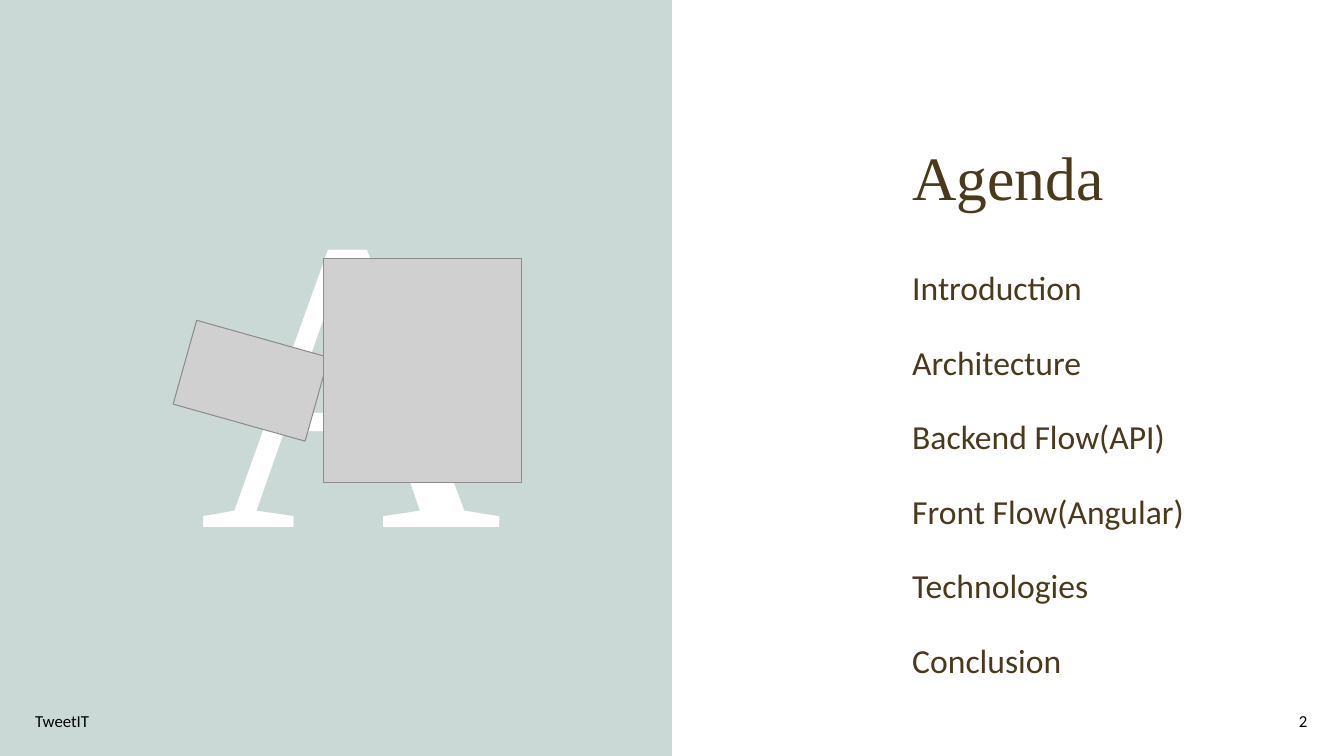
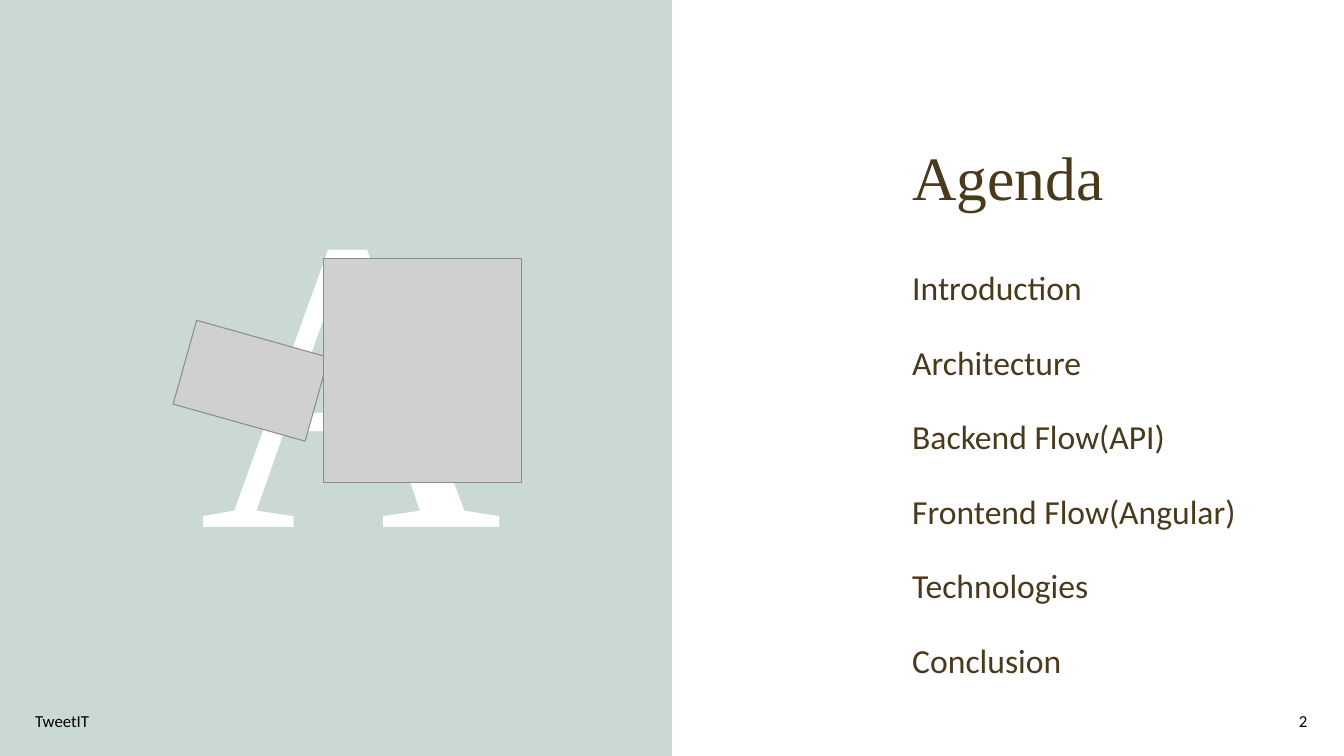
Before and after one commit to vineeladevoloper/casestudy-tweetIT, a slide deck: slide 2 of TWEET IT.pptx. Drawn at 1344x756 pixels with LibreOffice and Linux fonts; fonts in the diff are those of the drawing; grey boxes stand for pictures; background and template pictures are left out. Boxes give left, top, right and bottom in pixels: in the first picture for what was removed or moved away, otherwise in the second. Text is boxed around its words. In the diff, an @@ line names an element or a change of style, - is before the commit and + after.

```diff
--- a/TWEET IT.pptx
+++ b/TWEET IT.pptx
@@ text at [912,499,1235,530]: text changed @@
-Front Flow(Angular)
+Frontend Flow(Angular)
```
Also in this commit, not shown: 3 other slides changed.
